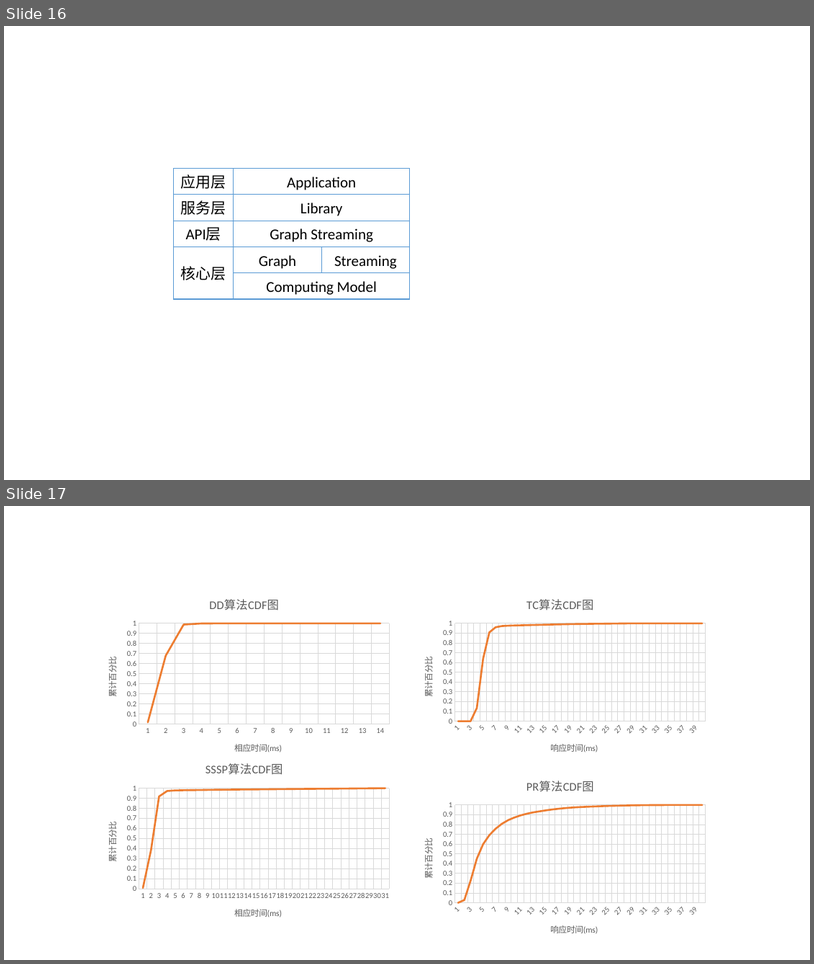
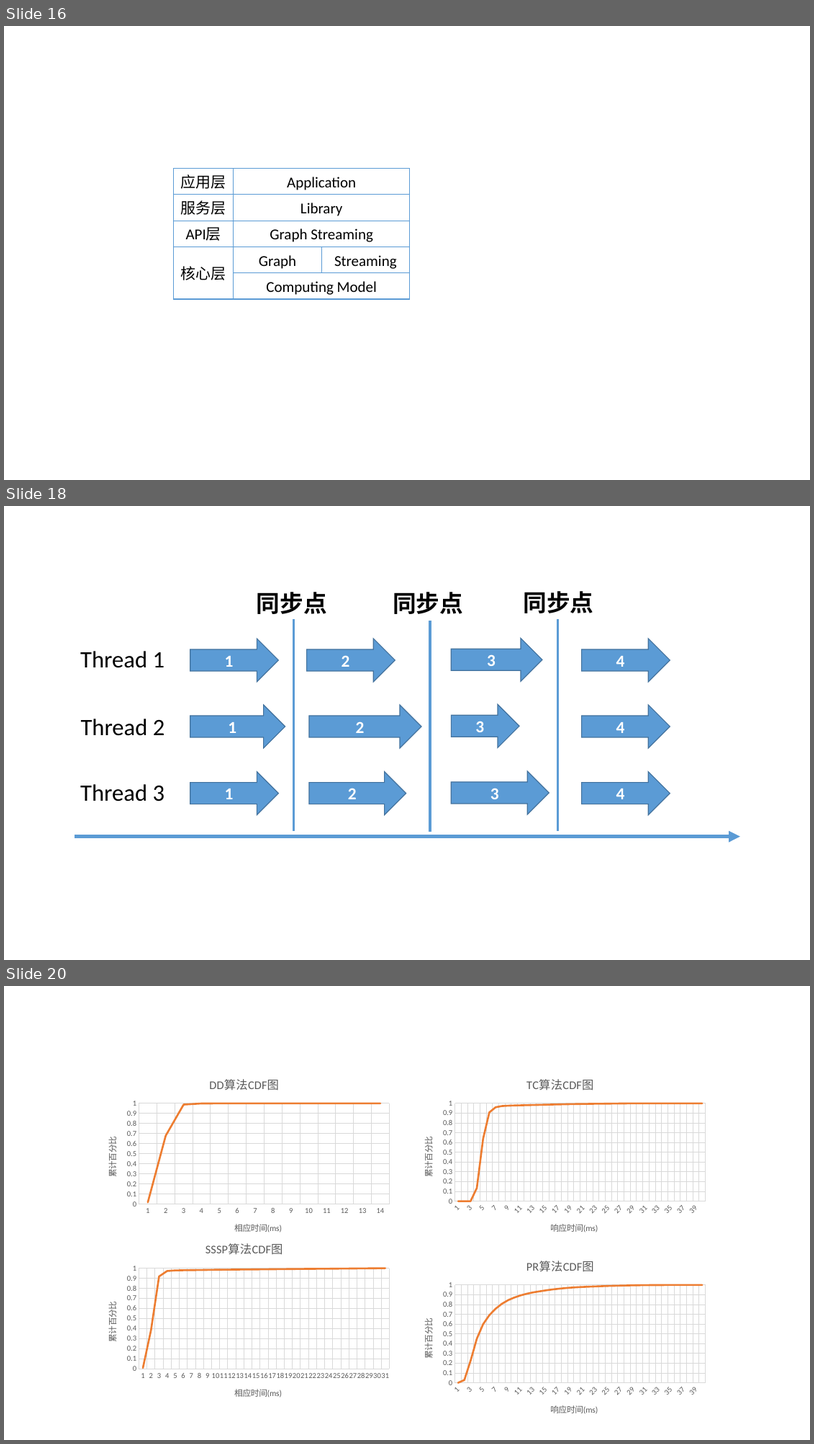
Before and after one commit to DuanSky22/GraduationThesis, a slide deck: post-graduate paper/论文画图.pptx. Shown one above the other, each under a label of ours: slides 16 and 17 before the commit, slides 16, 18 and 20 after it; the slides between them are not shown. The pictures are 814x964 and 814x1444 pixels, drawn with LibreOffice and Linux fonts; fonts in the diff are those of the drawing. Boxes give left, top, right and bottom in pixels: in the first picture for what was removed or moved away, otherwise in the second. Text is boxed around its words. In the diff, an @@ line names an element or a change of style, - is before the commit and + after.

```diff
--- a/post-graduate paper/论文画图.pptx
+++ b/post-graduate paper/论文画图.pptx
@@ slide 18 added at bbox=[4, 506, 810, 960], background #FFFFFF @@
@@ group added at bbox=[75, 591, 741, 836]: 12 right arrows, 6 texts, 3 lines, 1 arrow @@
+1
+2
+3
+4
+1
+2
+3
+4
+1
+2
+3
+4
+Thread 1
+Thread 2
+Thread 3
+同步点
+同步点
+同步点
@@ what was slide 17 is now slide 20 @@
```
Also in this commit, not shown: 3 other slides added, 22 other files.
